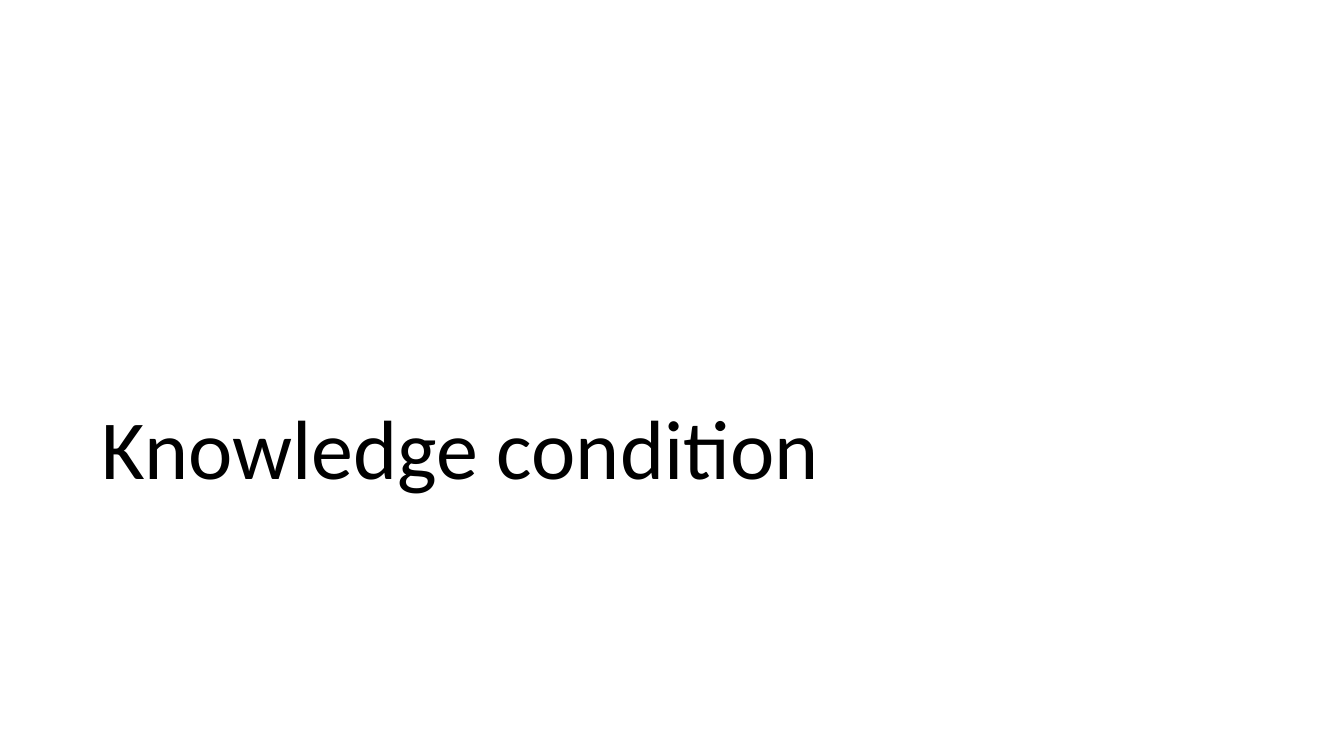
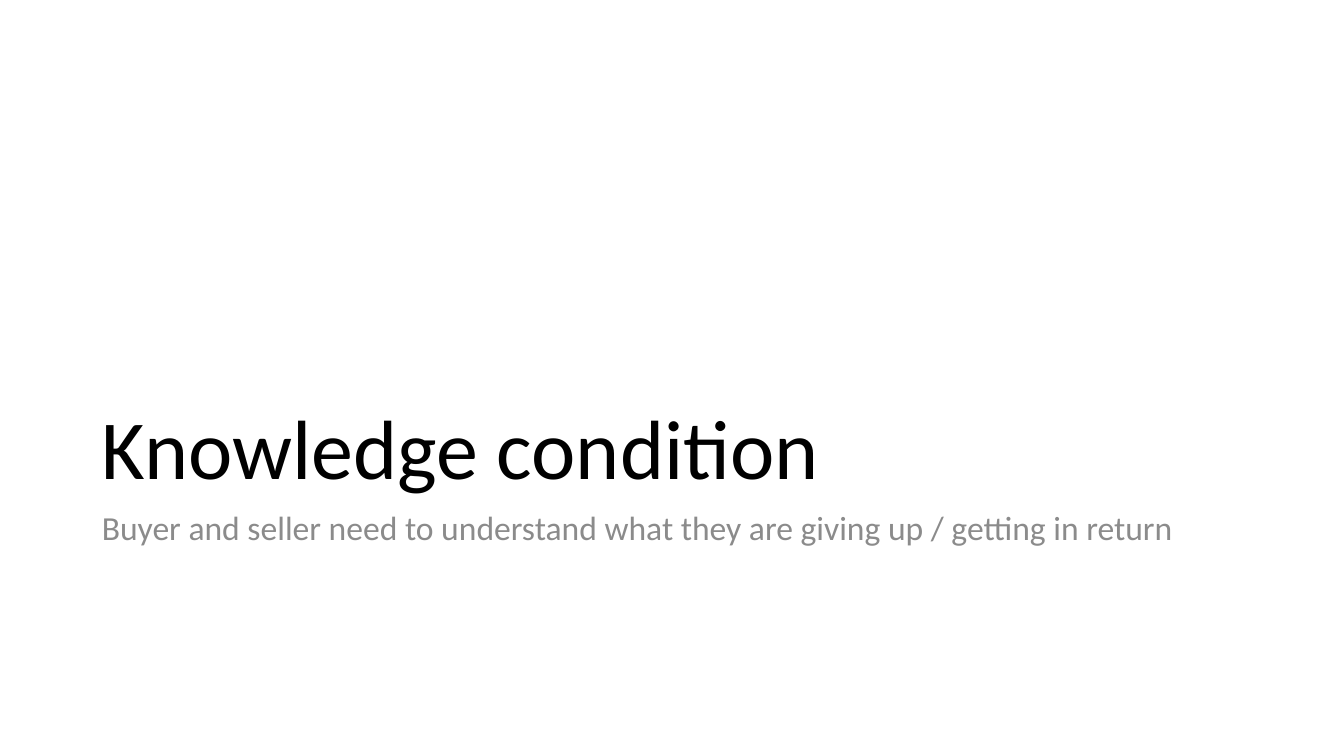
Before and after one commit to AdamSwenson/biz-ethics-docs, a slide deck: slide 20 of lectures/Sales.pptx (slide 19 before the commit). Drawn at 1344x756 pixels with LibreOffice and Linux fonts; fonts in the diff are those of the drawing. Boxes give left, top, right and bottom in pixels: in the first picture for what was removed or moved away, otherwise in the second. Text is boxed around its words. In the diff, an @@ line names an element or a change of style, - is before the commit and + after.

```diff
--- a/lectures/Sales.pptx
+++ b/lectures/Sales.pptx
@@ text added at bbox=[102, 516, 1172, 546], 24 pt, text #8C8C8C @@
+Buyer and seller need to understand what they are giving up / getting in return
```
Also in this commit, not shown: 8 other slides changed, 10 slides added, 1 slide removed, 4 other files.
